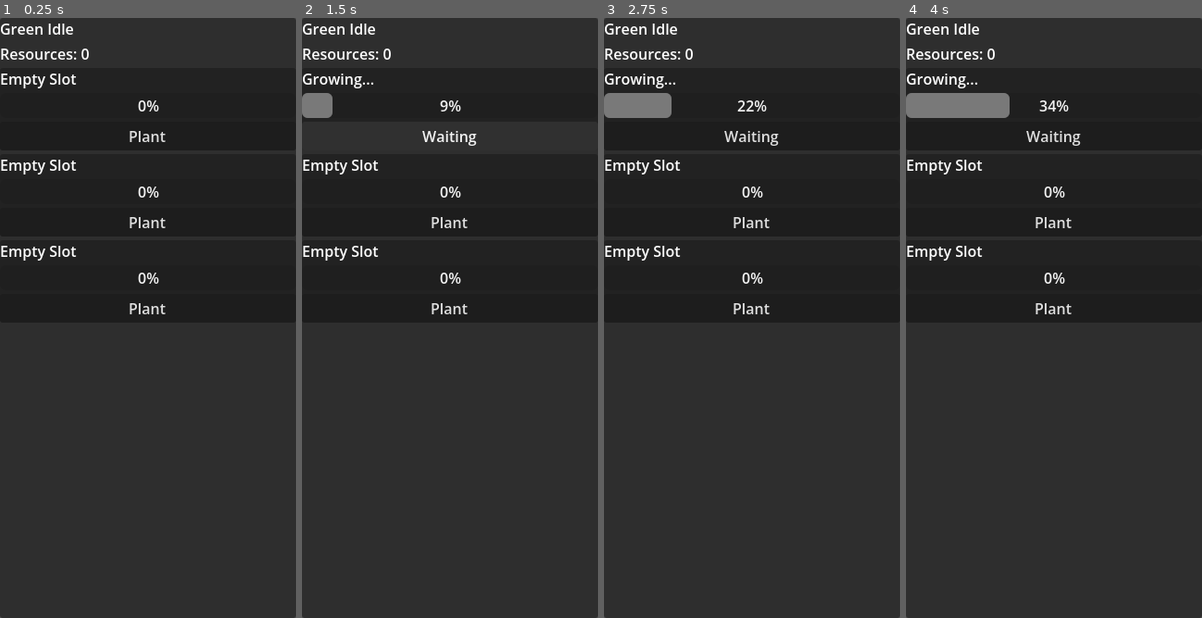
Above: before the commit, frames 1-4 (left to right).
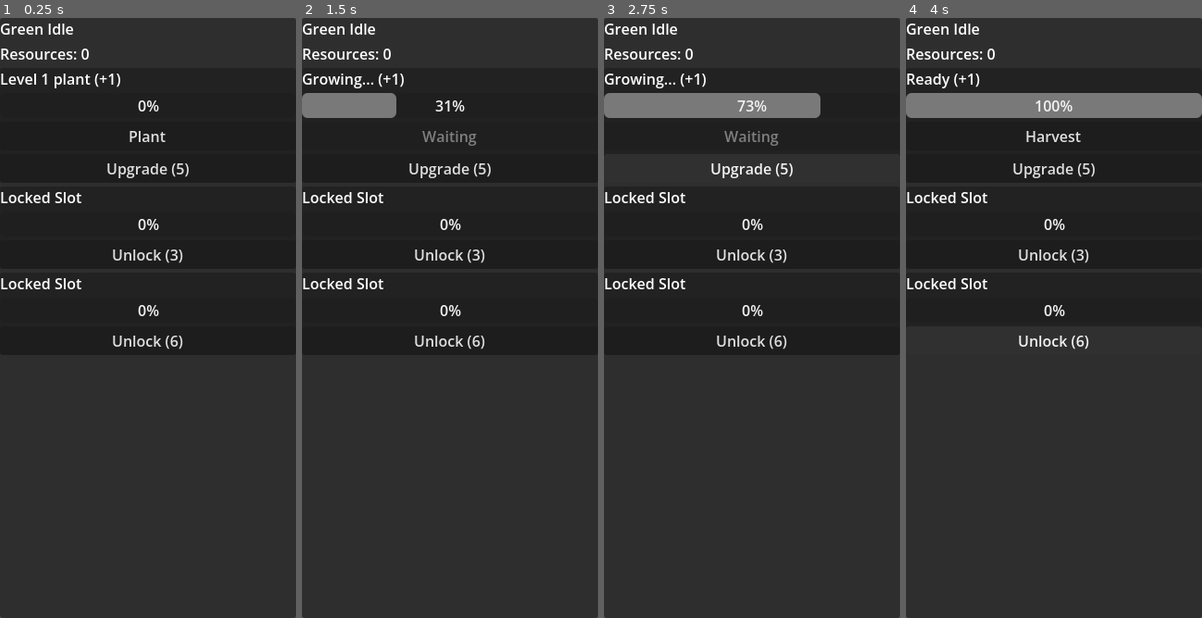
Above: after the commit, the same moments.

Repository: abenhaddi/green-idle
Game: Godot game, scene res://scenes/Main.tscn
The game is run twice, just before and just after one commit, with the same random seed, the same clock (stepped at 60 frames per second) and the same inputs.
Inputs (mouse positions are in pixels of both pictures, inside the frame that each line leads up to):
- Up to frame 1 (0.25 s): no input
- Up to frame 2 (1.5 s): click "Plant" at 0.5 s; click (450, 138) at 1.25 s, where only the run before the commit has a clickable "Waiting"
- Up to frame 3 (2.75 s): click (752, 168) at 2 s, where only the run after the commit has a clickable "Upgrade (5)"
- Up to frame 4 (4 s): click (1054, 252) at 2.75 s, where only the run after the commit has a clickable "Unlock (3)"; click (1054, 342) at 3.5 s, where only the run after the commit has a clickable "Unlock (6)"

The runs differ from the first frame. In frame 1, 2.4% of the frame differs, in the area x 0-64%, y 9-56%; in frame 2, 3.3%; in frame 3, 4.4%; in frame 4, 5.2%, in the area x 0-100%, y 9-56%.

Commit message:
features: unlocking of plants and leveling up

Diff:
--- a/scenes/Main.tscn
+++ b/scenes/Main.tscn
@@ -33,9 +33,18 @@
 
 [node name="Slot1" parent="RootPanel/MainColumn" unique_id=635103840 instance=ExtResource("1_glv2v")]
 layout_mode = 2
+starts_unlocked = true
+grow_time = 3.0
+upgrade_cost = 5
 
 [node name="Slot2" parent="RootPanel/MainColumn" unique_id=886385369 instance=ExtResource("1_glv2v")]
 layout_mode = 2
+unlock_cost = 3
+grow_time = 5.0
+base_reward = 2
 
 [node name="Slot3" parent="RootPanel/MainColumn" unique_id=1290999251 instance=ExtResource("1_glv2v")]
 layout_mode = 2
+unlock_cost = 6
+base_reward = 4
+upgrade_cost = 20
--- a/scenes/Slot.tscn
+++ b/scenes/Slot.tscn
@@ -21,4 +21,9 @@
 layout_mode = 2
 text = "Plant"
 
+[node name="UpgradeButton" type="Button" parent="Column" unique_id=538747912]
+layout_mode = 2
+text = "Plant"
+
 [connection signal="pressed" from="Column/ActionButton" to="." method="_on_action_button_pressed"]
+[connection signal="pressed" from="Column/UpgradeButton" to="." method="_on_upgrade_button_pressed"]
--- a/scripts/main.gd
+++ b/scripts/main.gd
@@ -8,14 +8,30 @@
 @onready var slot3 = $RootPanel/MainColumn/Slot3
 
 func _ready() -> void:
-	slot1.harvested.connect(_on_slot_harvested)
-	slot2.harvested.connect(_on_slot_harvested)
-	slot3.harvested.connect(_on_slot_harvested)
+	var slots = [slot1, slot2, slot3]
+
+	for slot in slots:
+		slot.harvested.connect(_on_slot_harvested)
+		slot.unlock_requested.connect(_on_slot_unlock_requested)
+		slot.upgrade_requested.connect(_on_slot_upgrade_requested)
+
 	update_ui()
 
 func _on_slot_harvested(amount: int) -> void:
 	resources += amount
 	update_ui()
 
+func _on_slot_unlock_requested(slot: PanelContainer, cost: int) -> void:
+	if resources >= cost:
+		resources -= cost
+		slot.unlock()
+		update_ui()
+
+func _on_slot_upgrade_requested(slot: PanelContainer, cost: int) -> void:
+	if resources >= cost:
+		resources -= cost
+		slot.upgrade()
+		update_ui()
+
 func update_ui() -> void:
 	resources_label.text = "Resources: %d" % resources
--- a/scripts/slot.gd
+++ b/scripts/slot.gd
@@ -1,37 +1,64 @@
 extends PanelContainer
 
-signal harvested(amount)
+signal harvested(amount: int)
+signal unlock_requested(slot: PanelContainer, cost: int)
+signal upgrade_requested(slot: PanelContainer, cost: int)
 
-enum SlotState { EMPTY, GROWING, READY }
+enum SlotState { LOCKED, EMPTY, GROWING, READY }
 
-var state: SlotState = SlotState.EMPTY
-var grow_time: float = 10.0
+@export var starts_unlocked: bool = false
+@export var unlock_cost: int = 0
+@export var grow_time: float = 10.0
+@export var base_reward: int = 1
+@export var upgrade_cost: int = 10
+
+var state: SlotState
 var current_time: float = 0.0
-var reward: int = 1
+var plant_level: int = 1
 
 @onready var status_label = $Column/StatusLabel
 @onready var progress_bar = $Column/ProgressBar
 @onready var action_button = $Column/ActionButton
+@onready var upgrade_button = $Column/UpgradeButton
 
 func _ready() -> void:
+	state = SlotState.EMPTY if starts_unlocked else SlotState.LOCKED
 	update_ui()
 
 func _process(delta: float) -> void:
 	if state == SlotState.GROWING:
 		current_time += delta
+
 		if current_time >= grow_time:
 			current_time = grow_time
 			state = SlotState.READY
+
 		update_ui()
 
 func _on_action_button_pressed() -> void:
 	match state:
+		SlotState.LOCKED:
+			unlock_requested.emit(self, unlock_cost)
 		SlotState.EMPTY:
 			plant()
 		SlotState.GROWING:
 			pass
 		SlotState.READY:
 			harvest()
+
+func _on_upgrade_button_pressed() -> void:
+	if state != SlotState.LOCKED:
+		upgrade_requested.emit(self, upgrade_cost)
+
+func unlock() -> void:
+	state = SlotState.EMPTY
+	current_time = 0.0
+	update_ui()
+
+func upgrade() -> void:
+	plant_level += 1
+	upgrade_cost = int(upgrade_cost * 1.75)
+	update_ui()
 
 func plant() -> void:
 	state = SlotState.GROWING
@@ -41,20 +68,41 @@
 func harvest() -> void:
 	state = SlotState.EMPTY
 	current_time = 0.0
-	harvested.emit(reward)
+	harvested.emit(get_reward())
 	update_ui()
+
+func get_reward() -> int:
+	return base_reward * plant_level
 
 func update_ui() -> void:
 	match state:
+		SlotState.LOCKED:
+			status_label.text = "Locked Slot"
+			action_button.text = "Unlock (%d)" % unlock_cost
+			action_button.disabled = false
+			upgrade_button.visible = false
+			progress_bar.value = 0
+
 		SlotState.EMPTY:
-			status_label.text = "Empty Slot"
+			status_label.text = "Level %d plant (+%d)" % [plant_level, get_reward()]
 			action_button.text = "Plant"
+			action_button.disabled = false
+			upgrade_button.visible = true
+			upgrade_button.text = "Upgrade (%d)" % upgrade_cost
 			progress_bar.value = 0
+
 		SlotState.GROWING:
-			status_label.text = "Growing..."
+			status_label.text = "Growing... (+%d)" % get_reward()
 			action_button.text = "Waiting"
+			action_button.disabled = true
+			upgrade_button.visible = true
+			upgrade_button.text = "Upgrade (%d)" % upgrade_cost
 			progress_bar.value = (current_time / grow_time) * 100.0
+
 		SlotState.READY:
-			status_label.text = "Ready for harvest"
+			status_label.text = "Ready (+%d)" % get_reward()
 			action_button.text = "Harvest"
+			action_button.disabled = false
+			upgrade_button.visible = true
+			upgrade_button.text = "Upgrade (%d)" % upgrade_cost
 			progress_bar.value = 100
